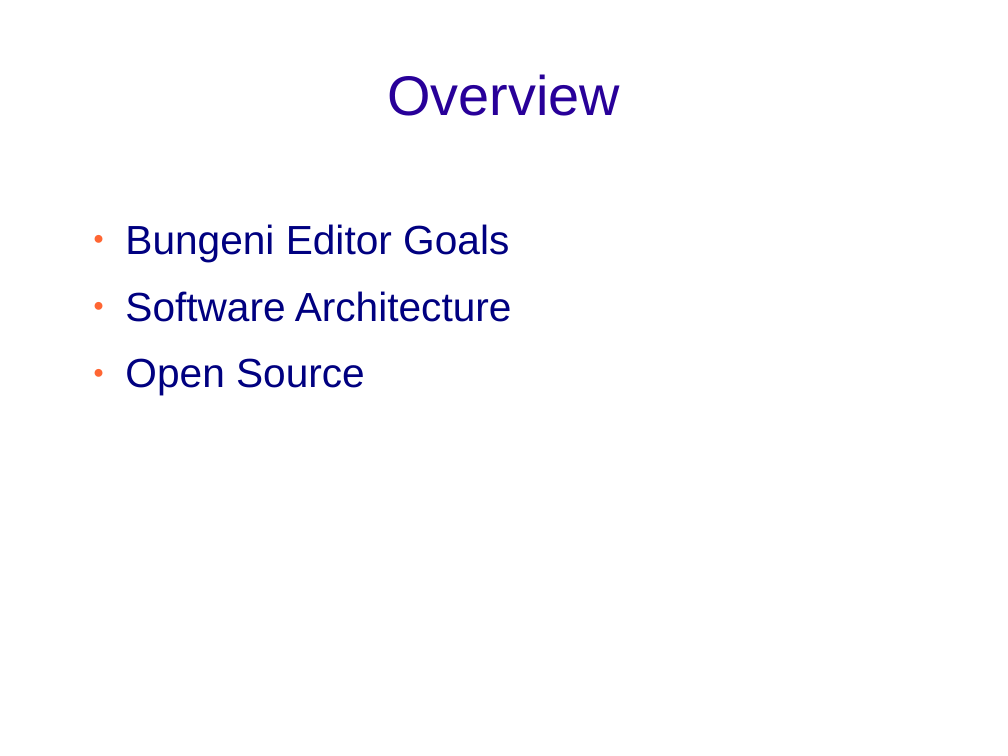
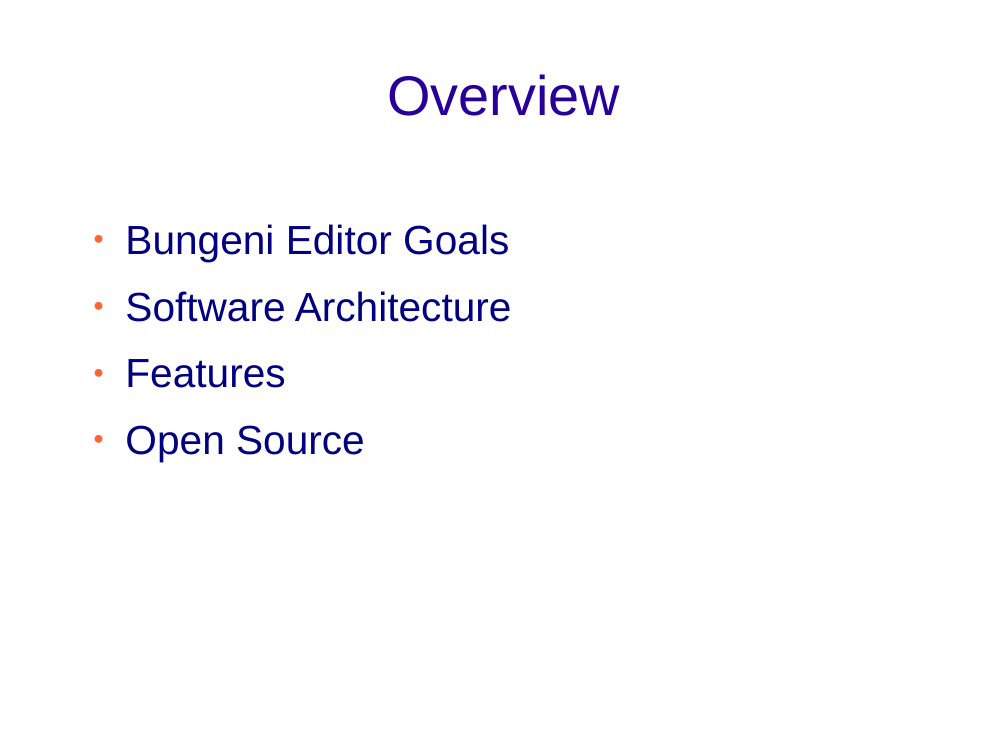
Before and after one commit to bungeni-org/bungeni-editor, a slide deck: slide 2 of documentation/presentations/technical_bungeni-editor.odp. Drawn at 1008x756 pixels with LibreOffice and Linux fonts; fonts in the diff are those of the drawing; background and template pictures are left out. Boxes give left, top, right and bottom in pixels: in the first picture for what was removed or moved away, otherwise in the second. Text is boxed around its words. In the diff, an @@ line names an element or a change of style, - is before the commit and + after.

Commit message:
Updated presentation

```diff
--- a/documentation/presentations/technical_bungeni-editor.odp
+++ b/documentation/presentations/technical_bungeni-editor.odp
@@ text at [125, 359, 285, 388]: paragraph added @@
+● Features
```
Also in this commit, not shown: 4 other slides changed, 6 slides added.
